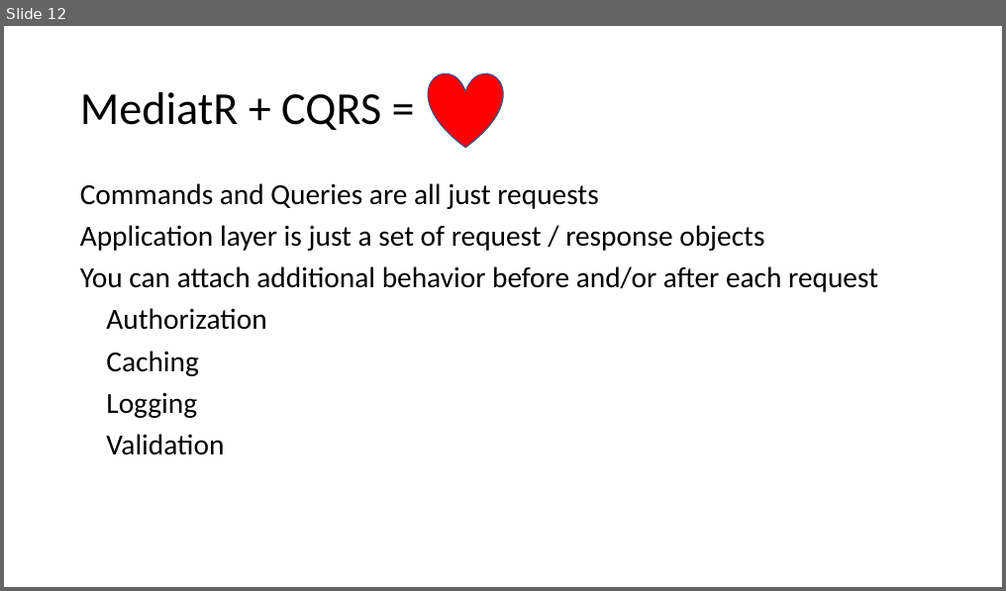
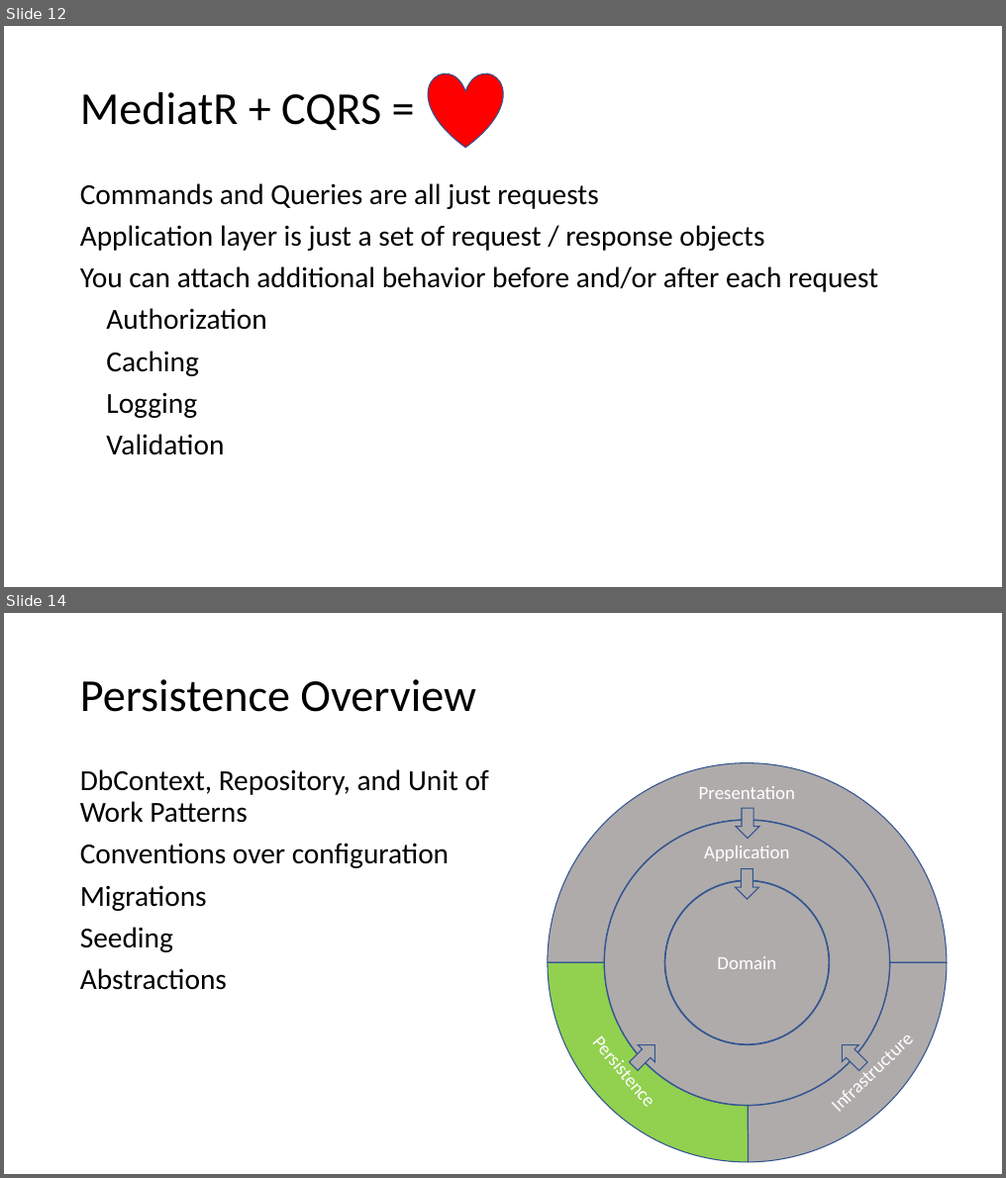
Before and after one commit to EnterpriseProductsLP/tag-tech-spikes, a slide deck: src/end-to-end-example/Presentation/Clean Architecture with .Net Core.pptx. Shown one above the other, each under a label of ours: slide 12 before the commit, slides 12 and 14 after it; the slides between them are not shown. The pictures are 1006x591 and 1006x1178 pixels, drawn with LibreOffice and Linux fonts; fonts in the diff are those of the drawing. Boxes give left, top, right and bottom in pixels: in the first picture for what was removed or moved away, otherwise in the second. Text is boxed around its words. In the diff, an @@ line names an element or a change of style, - is before the commit and + after.

```diff
--- a/src/end-to-end-example/Presentation/Clean Architecture with .Net Core.pptx
+++ b/src/end-to-end-example/Presentation/Clean Architecture with .Net Core.pptx
@@ slide 14 added at box(4, 613, 1002, 1174), background #FFFFFF @@
@@ title added at box(80, 679, 476, 712), 44 pt, text #000000 @@
+Persistence Overview
@@ text added at box(80, 769, 489, 990), 28 pt, text #000000 @@
+DbContext, Repository, and Unit of Work Patterns
+Conventions over configuration
+Migrations
+Seeding
+Abstractions
@@ arch (boxed as its full ring) added at box(548, 763, 946, 1162), fill #AFABAB, outline #325491 1 pt @@
@@ arch (boxed as its full ring) added at box(548, 763, 946, 1162), fill #AFABAB, outline #325491 1 pt @@
@@ arch (boxed as its full ring) added at box(548, 763, 946, 1162), fill #92D050, outline #325491 1 pt @@
@@ text added at box(699, 786, 795, 799), 18 pt, text #FFFFFF @@
+Presentation
@@ donut added at box(604, 820, 890, 1106), fill #AFABAB, outline #325491 1 pt @@
@@ right arrow added at box(736, 808, 759, 839), fill #AFABAB, outline #325491 1 pt @@
@@ text added at box(704, 846, 790, 861), 18 pt, text #FFFFFF @@
+Application
@@ right arrow added at box(735, 869, 758, 899), fill #AFABAB, outline #325491 1 pt @@
@@ ellipse added at box(665, 881, 829, 1045), fill #AFABAB, outline #325491 1 pt, 18 pt, text #FFFFFF @@
+Domain
@@ text added at box(581, 1023, 669, 1121), 18 pt, text #FFFFFF @@
+Persistence
@@ text added at box(818, 1019, 925, 1125), 18 pt, text #FFFFFF @@
+Infrastructure
@@ right arrow added at box(625, 1037, 663, 1075), fill #AFABAB, outline #325491 1 pt @@
@@ right arrow added at box(834, 1037, 872, 1075), fill #AFABAB, outline #325491 1 pt @@
```
Also in this commit, not shown: 3 slides changed, 2 other slides added, 20 other files.
